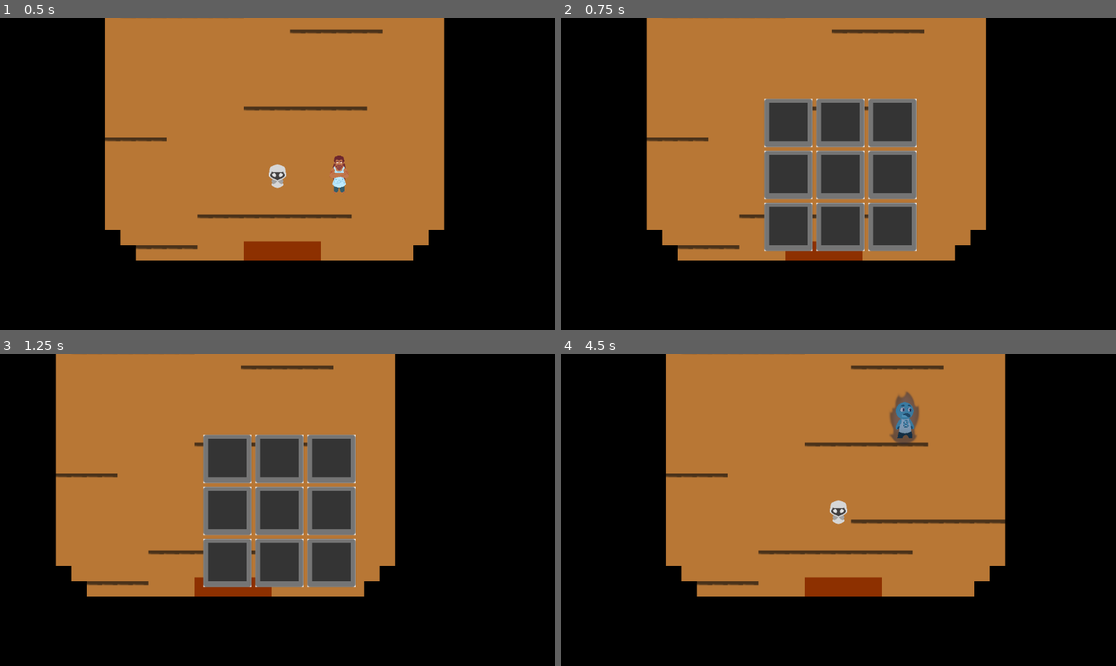
Above: before the commit, frames 1-4 (two rows, left to right).
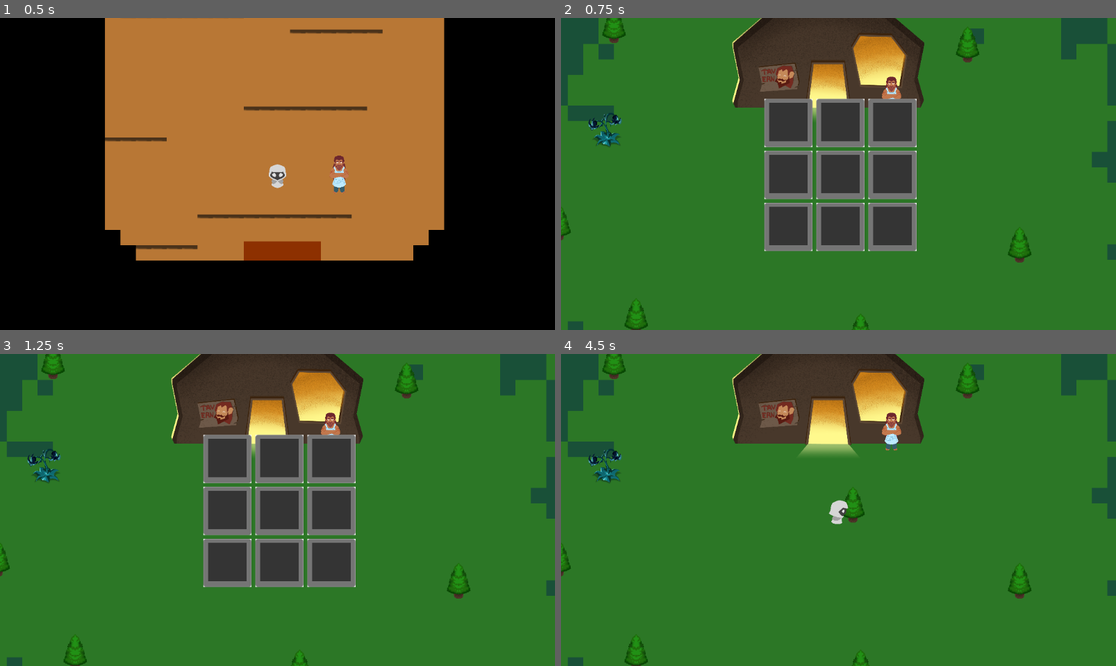
Above: after the commit, the same moments.

Repository: MeiZhen42/LightsEnd
Game: Godot game, scene res://scenes/empty_inside.tscn
Two runs of this game, one before a commit and one after it. Both use one fixed random seed, a clock stepped at 60 frames per second and the inputs below. This scene is started directly instead of the project's main scene. Sound files missing from this copy of the repository are replaced by a short silence.
Inputs (mouse positions are in pixels of both pictures, inside the frame that each line leads up to):
- Up to frame 1 (0.5 s): no input
- Up to frame 2 (0.75 s): tap Enter (ui_accept) at 0.5 s; move the mouse to (960, 158) at 0.52 s; hold Right (ui_right) from 0.53 s (still down); hold Q (q) from 0.53 s (still down)
- Up to frame 3 (1.25 s): keep holding Right (ui_right); keep holding Q (q); tap Enter (ui_accept) at 0.77, 0.8, 1.07 s
- Up to frame 4 (4.5 s): move the mouse to (727, 525) at 1.27 s; release Q (q) at 1.28 s; tap Enter (ui_accept) at 1.35, 1.52, 1.82, 2.3, 3.02, 3.32 s; tap Q (q) at 1.55, 2.85 s; move the mouse to (894, 441) at 2.02 s; release Right (ui_right) at 2.03 s; hold Left (ui_left) 2.03-2.78 s; hold Q (q) 2.03-2.78 s; move the mouse to (810, 572) at 2.77 s; hold Right (ui_right) 2.78-4.25 s; move the mouse to (1005, 556) at 3.52 s; hold Enter (ui_accept) 3.53-4.25 s; click (810, 547) at 4.25 s, where only the run before the commit has a clickable "Yes"

Frame 1 is identical in both runs. In frame 2, 88% of the frame differs, in the area x 0-100%, y 0-100%; in frame 3, 88%; in frame 4, 100%.

Commit message:
Add files via upload

Diff:
--- /dev/null
+++ b/CurrentVersion/scenes/Enemy.tscn
@@ -0,0 +1,33 @@
+[gd_scene load_steps=5 format=3 uid="uid://dlqucysrgw23y"]
+
+[ext_resource type="Script" path="res://scripts/enemy.gd" id="1_fd6w5"]
+[ext_resource type="Texture2D" uid="uid://dpexlej0rc4ye" path="res://characters/MinionGoober.png" id="2_s72h6"]
+
+[sub_resource type="CapsuleShape2D" id="CapsuleShape2D_qkp1a"]
+radius = 7.18866
+height = 14.3773
+
+[sub_resource type="RectangleShape2D" id="RectangleShape2D_3cjbo"]
+size = Vector2(25, 23)
+
+[node name="Enemy" type="Node2D"]
+
+[node name="CharacterBody2D" type="CharacterBody2D" parent="."]
+script = ExtResource("1_fd6w5")
+
+[node name="Sprite2D" type="Sprite2D" parent="CharacterBody2D"]
+scale = Vector2(0.1, 0.1)
+texture = ExtResource("2_s72h6")
+
+[node name="CollisionShape2D" type="CollisionShape2D" parent="CharacterBody2D"]
+position = Vector2(-2, 2)
+scale = Vector2(-1.6693, -3.05064)
+shape = SubResource("CapsuleShape2D_qkp1a")
+
+[node name="AttackArea" type="Area2D" parent="."]
+
+[node name="CollisionShape2D" type="CollisionShape2D" parent="AttackArea"]
+position = Vector2(-10.5, 6.5)
+shape = SubResource("RectangleShape2D_3cjbo")
+
+[connection signal="body_entered" from="AttackArea" to="CharacterBody2D" method="_on_attack_area_body_entered"]
--- a/CurrentVersion/scenes/areasounds.gd
+++ b/CurrentVersion/scenes/areasounds.gd
@@ -1,8 +1,5 @@
 extends Area2D
 
-# You don't need to redefine signals here
-# signal body_entered(body)
-# signal body_exited(body)
 
 func _on_area_entered(area):
 	# Emit the built-in body_entered signal
--- a/CurrentVersion/scenes/empty_inside.tscn
+++ b/CurrentVersion/scenes/empty_inside.tscn
@@ -32,7 +32,6 @@
 
 [node name="Area2D" type="Area2D" parent="."]
 z_index = 1
-collision_mask = 2
 script = ExtResource("2_q2rum")
 
 [node name="CollisionShape2D" type="CollisionShape2D" parent="Area2D"]
@@ -64,7 +63,6 @@
 stream = ExtResource("6_wu24l")
 volume_db = -10.0
 script = ExtResource("7_p1elx")
-
 [node name="StaticBody2D" type="StaticBody2D" parent="."]
 z_index = 1
 y_sort_enabled = true
--- a/CurrentVersion/scenes/outside.tscn
+++ b/CurrentVersion/scenes/outside.tscn
@@ -20,6 +20,7 @@
 [ext_resource type="Texture2D" uid="uid://gw88ixbun1xd" path="res://objects/DarkTree.png" id="15_eouhm"]
 [ext_resource type="Script" path="res://scenes/loop.gd" id="18_mc8ml"]
 [ext_resource type="AudioStream" uid="uid://b151tv2g7l8qk" path="res://audio/Forest (Light's End Official Score).mp3" id="18_yguyn"]
+[ext_resource type="PackedScene" uid="uid://dlqucysrgw23y" path="res://scenes/Enemy.tscn" id="21_aqr7g"]
 
 [sub_resource type="TileSetAtlasSource" id="TileSetAtlasSource_cggdc"]
 texture = ExtResource("1_tj65x")
@@ -218,7 +219,6 @@
 collision_mask = 2
 
 [node name="CollisionPolygon2D" type="CollisionPolygon2D" parent="outsideTavernDoor/StaticBody2D"]
-visible = false
 z_index = 1
 y_sort_enabled = true
 position = Vector2(1.7875, -3.00002)
@@ -317,6 +317,8 @@
 autoplay = true
 script = ExtResource("18_mc8ml")
 
+[node name="Enemy" parent="." instance=ExtResource("21_aqr7g")]
+
 [connection signal="body_entered" from="Area2D" to="Area2D" method="_on_body_entered"]
 [connection signal="body_exited" from="Area2D" to="Area2D" method="_on_body_exited"]
 [connection signal="body_entered" from="outsideTavernDoor" to="outsideTavernDoor" method="_on_body_entered"]
--- a/CurrentVersion/scenes/player.tscn
+++ b/CurrentVersion/scenes/player.tscn
@@ -144,6 +144,9 @@
 "name": &"side_walk",
 "speed": 8.0
 }]
+
+[sub_resource type="RectangleShape2D" id="RectangleShape2D_r12a2"]
+size = Vector2(12, 14)
 
 [node name="player" type="CharacterBody2D" groups=["player"]]
 process_mode = 3
@@ -232,3 +235,11 @@
 grow_horizontal = 2
 value = 100.0
 show_percentage = false
+
+[node name="attackarea" type="Area2D" parent="."]
+
+[node name="CollisionShape2D" type="CollisionShape2D" parent="attackarea"]
+position = Vector2(0, 14)
+shape = SubResource("RectangleShape2D_r12a2")
+
+[connection signal="body_entered" from="attackarea" to="." method="_on_attack_area_body_entered"]
--- /dev/null
+++ b/CurrentVersion/scripts/attacks.gd
@@ -0,0 +1,16 @@
+extends CharacterBody2D
+
+const HEALTH = 50
+var health = HEALTH
+
+func _ready():
+	# Initialize if needed
+	pass
+
+func take_damage(amount):
+	health -= amount
+	if health <= 0:
+		die()
+
+func die():
+	queue_free()  # Remove the enemy from the scene
--- /dev/null
+++ b/CurrentVersion/scripts/enemy.gd
@@ -0,0 +1,32 @@
+extends CharacterBody2D
+
+
+const SPEED = 300.0
+const JUMP_VELOCITY = -400.0
+
+# Get the gravity from the project settings to be synced with RigidBody nodes.
+var gravity = ProjectSettings.get_setting("physics/2d/default_gravity")
+
+
+func _physics_process(delta):
+	# Add the gravity.
+	if not is_on_floor():
+		velocity.y += gravity * delta
+
+	# Handle jump.
+	if Input.is_action_just_pressed("ui_accept") and is_on_floor():
+		velocity.y = JUMP_VELOCITY
+
+	# Get the input direction and handle the movement/deceleration.
+	# As good practice, you should replace UI actions with custom gameplay actions.
+	var direction = Input.get_axis("ui_left", "ui_right")
+	if direction:
+		velocity.x = direction * SPEED
+	else:
+		velocity.x = move_toward(velocity.x, 0, SPEED)
+
+	move_and_slide()
+
+
+func _on_attack_area_body_entered(body):
+	pass # Replace with function body.
--- a/CurrentVersion/scripts/insideTavernDoor.gd
+++ b/CurrentVersion/scripts/insideTavernDoor.gd
@@ -3,14 +3,12 @@
 
 var entered = false
 
-func _on_body_entered(body: PhysicsBody2D):
-	if body.is_in_group("player"):
-		entered = true
+func _on_body_entered(_body: PhysicsBody2D):
+	entered = true
 
 
-func _on_body_exited(body: PhysicsBody2D):
-	if body.is_in_group("player"):
-		entered = false
+func _on_body_exited(_body: PhysicsBody2D):
+	entered = false
 
 
 func _process(_delta):
--- a/CurrentVersion/scripts/inventory_manager.gd
+++ b/CurrentVersion/scripts/inventory_manager.gd
@@ -73,7 +73,7 @@
 				str = str(str, "B")
 			"Green":
 				str = str(str, "G")
-		match words[1]:
+		match words[0]:
 			"Triangle":
 				str = str(str, "T")
 			"Square":
--- a/CurrentVersion/scripts/player.gd
+++ b/CurrentVersion/scripts/player.gd
@@ -1,17 +1,21 @@
-class_name Player extends CharacterBody2D
+extends CharacterBody2D
 
 const SPEED = 100.0
+const ATTACK_RADIUS = 30.0
+const ATTACK_DAMAGE = 10
+
+var health = 100  # Initialize health
 var current_direction = "none"
+var safe: bool = true
 
 @onready var interact_ui = $'interactUI'
 @onready var inventory_ui = $'inventoryUI'
 @onready var footstep_player := $AudioStreamPlayer2D
+@onready var sanity_bar = $SanityBar
+@onready var attack_area = $AttackArea  # Reference to AttackArea node
 
-@onready var sanity_bar = $SanityBar
-var safe: bool = true
-const sanity_decline: float = 4.5
+const sanity_decline: float = 1.5
 const sanity_regain: float = 1
-
 
 func _ready():
 	Global.set_player_reference(self)
@@ -19,36 +23,42 @@
 	sanity_bar.max_value = 100
 	sanity_bar.value = sanity_bar.max_value
 
-	# Debug: Check if footstep_player is correctly initialized
+	# Debug: Check if footstep_player and attack_area are correctly initialized
 	if footstep_player:
 		print("Footstep player initialized successfully")
 	else:
 		print("Footstep player is null")
 
+	if attack_area:
+		print("Attack area initialized successfully")
+		attack_area.hide()  # Hide the attack area initially
+	else:
+		print("Attack area is null")
+
+
 func _physics_process(_delta):
 	player_movement(_delta)
 
 func _process(_delta):
-	#Adjust sanity
-	if(safe):
+	# Adjust sanity
+	if safe:
 		sanity_bar.value += sanity_regain * _delta
 	else:
 		sanity_bar.value -= sanity_decline * _delta
-		if(sanity_bar.value <= sanity_bar.min_value):
+		if sanity_bar.value <= sanity_bar.min_value:
 			## ToDo: do something when sanity reaches 0
 			pass
-	#var shade: float = (sanity_bar.value / sanity_bar.max_value) * (0.8-0.2) + 0.2
-	#6, 158, 92 -> 69, 3, 3
+
 	var shade: float = (sanity_bar.value / sanity_bar.max_value)
 	sanity_bar.get_theme_stylebox("fill").bg_color = Color((69 - 63 * shade)/255, (3 + 155 * shade)/255, (3 + 89 * shade)/255)
-	if(sanity_bar.value < sanity_bar.max_value):
+
+	if sanity_bar.value < sanity_bar.max_value:
 		sanity_bar.show()
 	else:
 		sanity_bar.hide()
-	pass
 
 func player_movement(_delta):
-	velocity = Vector2.ZERO
+	var velocity = Vector2.ZERO
 
 	if Input.is_action_pressed("ui_right"):
 		current_direction = "right"
@@ -116,11 +126,25 @@
 		inventory_ui.visible = !inventory_ui.visible
 		get_tree().paused = !get_tree().paused
 
-#func apply_item_effect(item):
-#    match item["effect"]:
-#        "Cure":
-#            print("Negative effect")
-#        "Sad":
-#            print("Negative effect")
-#        _:
-#            print("Nothing happened")
+func attack():
+	attack_area.position = position
+	attack_area.scale = Vector2(ATTACK_RADIUS, ATTACK_RADIUS)
+	attack_area.show()
+
+	# Hide it after a short delay to simulate the attack duration
+	await get_tree().create_timer(0.1).timeout
+	attack_area.hide()
+
+func _on_attack_area_body_entered(body):
+	if body.is_in_group("enemies"):
+		body.take_damage(ATTACK_DAMAGE)
+
+func take_damage(amount):
+	# Implement health reduction logic
+	health -= amount
+	if health <= 0:
+		die()  # Handle death
+
+# Additional functions
+func die():
+	queue_free()  # Example: remove the player from the scene
--- a/CurrentVersion/scripts/randomizedNPCs.gd
+++ b/CurrentVersion/scripts/randomizedNPCs.gd
@@ -42,14 +42,7 @@
 	print("applying item")
 	print("effect: " + item["effect"])
 	if item["effect"].begins_with("Cure"):
-		#print(item["name"])
-		#print(rand_sprite)
-		var cureArr: Array[String] = ["YT", "YS", "YC", "GT", "GS", "GC", "BT", "BS", "BC"]
-		#var effectNum = item["effect"].substr(4,-1).to_int()
-		#print(item["name"].trim_suffix(" Potion"))
-		#print(InventoryManager.translate_full_string_to_code(item["name"]))
-		var effectNum = cureArr.find(InventoryManager.translate_full_string_to_code(item["name"]))
-		#print(effectNum)
+		var effectNum = item["effect"].substr(4,-1).to_int()
 		var msgToType = ""
 		var node = get_node("../cutScene")
 
--- a/CurrentVersion/scripts/safe_zone.gd
+++ b/CurrentVersion/scripts/safe_zone.gd
@@ -24,3 +24,7 @@
 		body.safe = false
 	# print(str("boop", body.name))
 	pass # Replace with function body.
+
+
+func _on_attack_area_entered(area):
+	pass # Replace with function body.
Not shown: 1 places in CurrentVersion/scenes/outside.tscn that only renumber resources
Not shown: 1 places in CurrentVersion/scenes/player.tscn that only renumber resources
